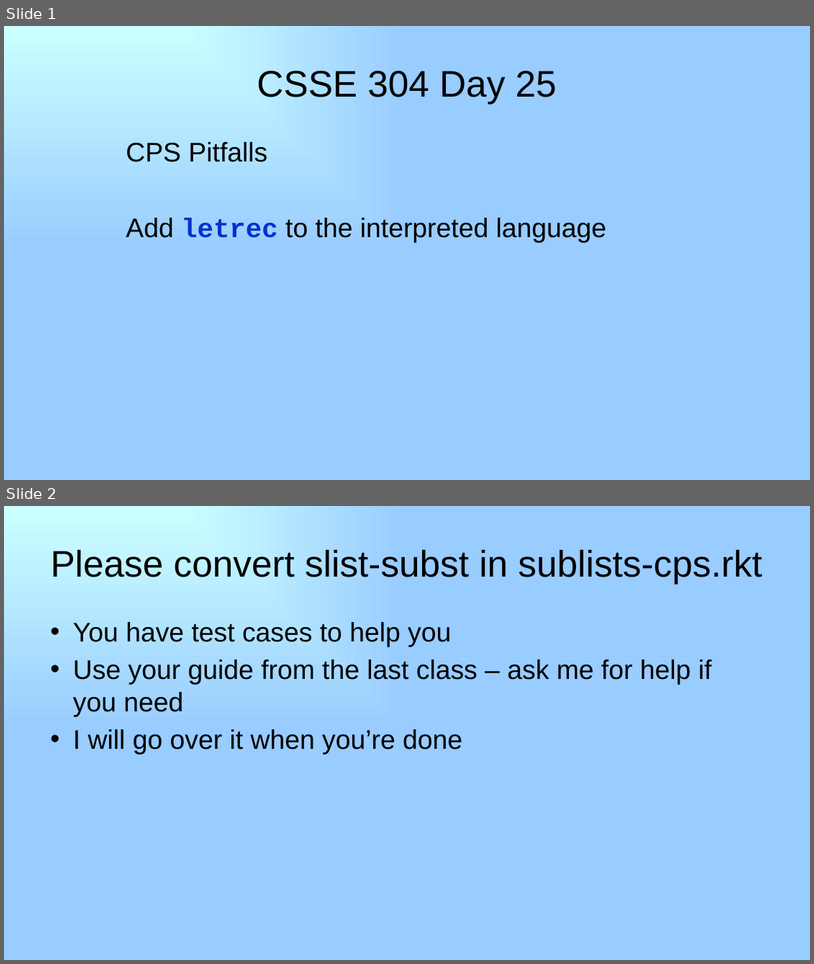
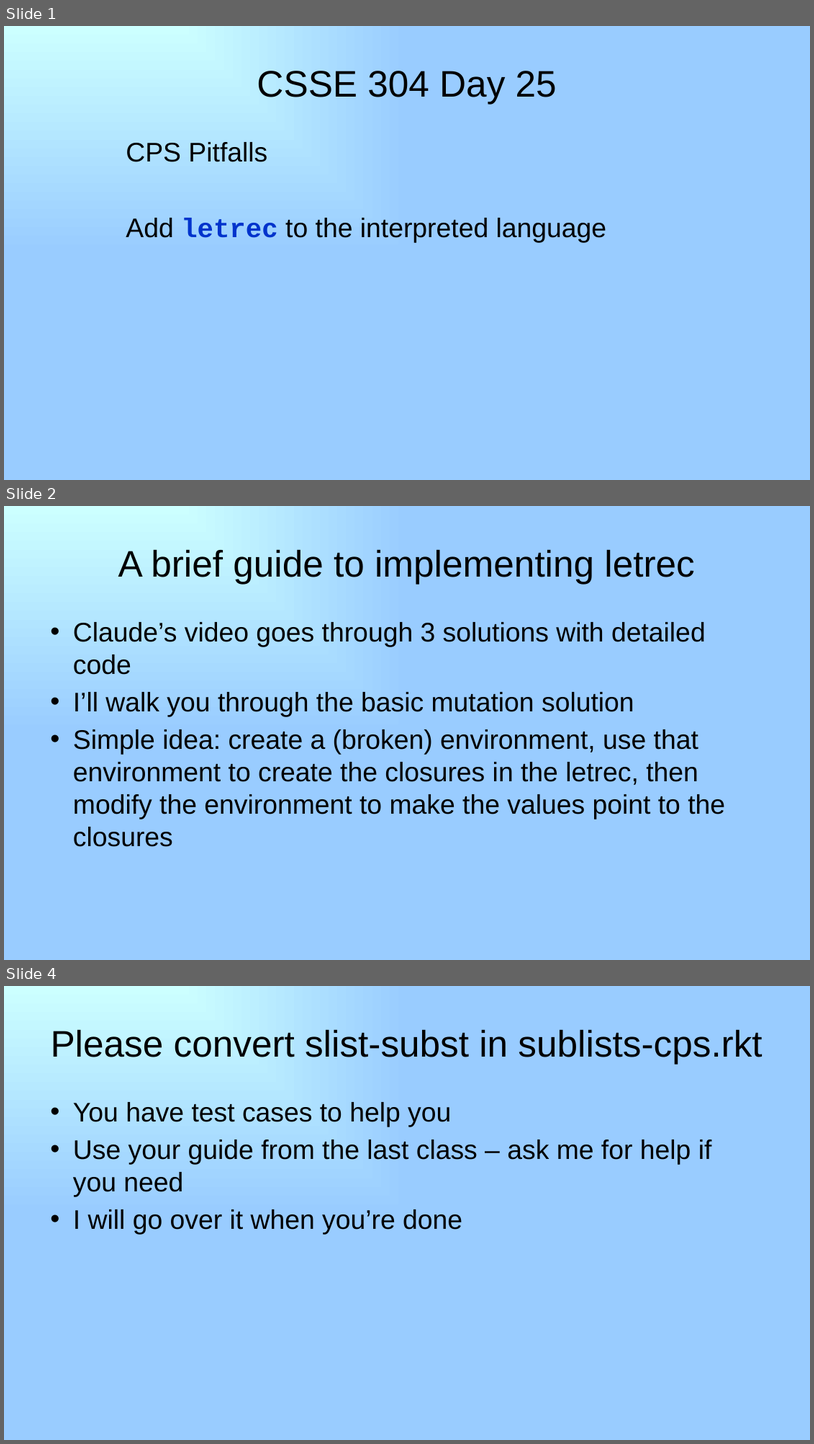
Before and after one commit to RHIT-CSSE/csse304, a slide deck: ClassMaterials/CPSMore2/25-letrec-In-Interpreter.pptx. Shown one above the other, each under a label of ours: slides 1 and 2 before the commit, slides 1, 2 and 4 after it; the slides between them are not shown. The pictures are 814x964 and 814x1444 pixels, drawn with LibreOffice and Linux fonts; fonts in the diff are those of the drawing. Boxes give left, top, right and bottom in pixels: in the first picture for what was removed or moved away, otherwise in the second. Text is boxed around its words. In the diff, an @@ line names an element or a change of style, - is before the commit and + after.

```diff
--- a/ClassMaterials/CPSMore2/25-letrec-In-Interpreter.pptx
+++ b/ClassMaterials/CPSMore2/25-letrec-In-Interpreter.pptx
@@ slide 2 added at [4, 506, 810, 960], background gradient #CCFFFF to #99CCFF @@
@@ title added at [118, 549, 694, 584], 44 pt, text #000000 @@
+A brief guide to implementing letrec
@@ text added at [73, 622, 725, 847], 32 pt, text #000000 @@
+• Claude’s video goes through 3 solutions with detailed code
+• I’ll walk you through the basic mutation solution
+• Simple idea: create a (broken) environment, use that environment to create the closures in the letrec, then modify the environment to make the values point to the closures
@@ what was slide 2 is now slide 4 @@
```
Also in this commit, not shown: 1 other slide added, 19 slides removed, 5 other files.
